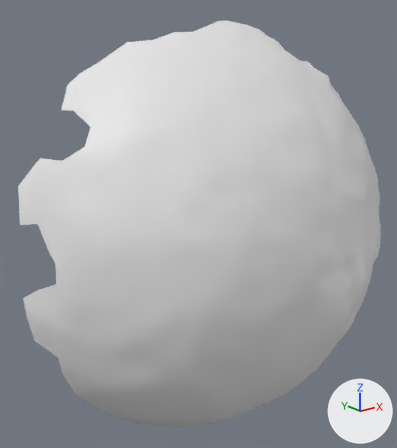
Before and after pictures for a commit that changed the OBJ model res/final/onecam_fullvolume/07/cleanedup/FullVolium.000425.obj.
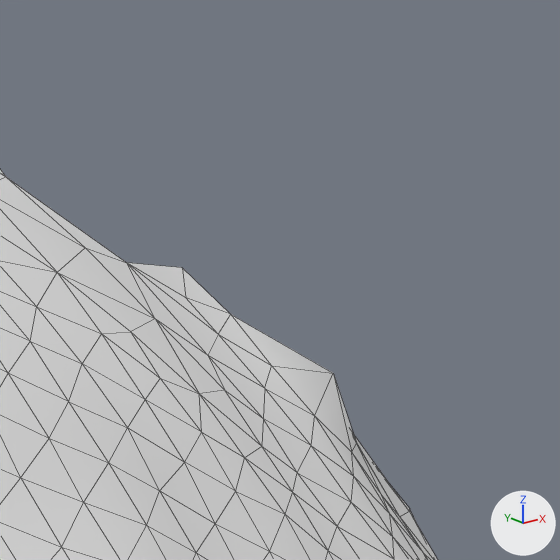
Each version appears first whole from a 50 mm lens placed at (76.2, -772.7, 645.5), pointed at (184.7, -637.2, 591.3), and next in a close-up on the part from 71% to 90% of the width and 6% to 23% of the height. Lighting does not change. The marker at lower right points along +X, +Y and +Z. The close-ups show mesh edges as thin lines. Where no turn or scale is listed for an object, it has been applied to the vertices.

Names of what the first close-up shows: 'FullVolium.000425'.
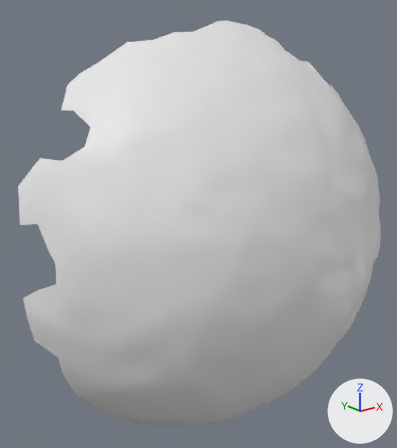
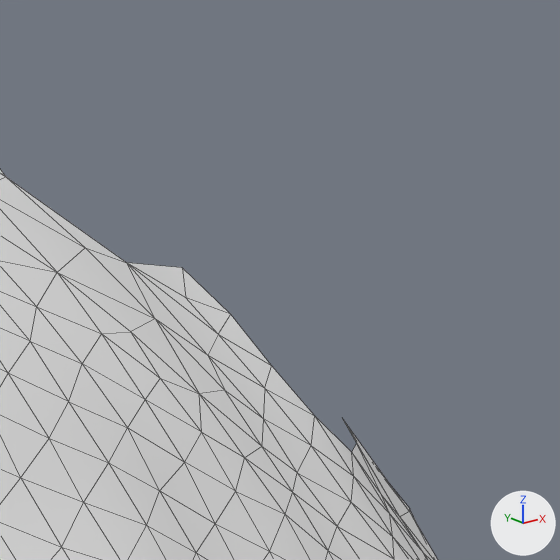
Location of each change, [x1, y1, x2, y2] in pixels of the close-ups (560 x 560 px):
part 1 of me_fullvolium_000425, deleted
    before: [232, 315, 356, 452]

The change in detail:
me_fullvolium_000425 has 1847 vertices, 3604 faces and spans x 128.4..263.5, y -678.1..-618.9, z 515.5..655.6.
me_fullvolium_000425 is used by ob_fullvolium_000425; location (0.0, 0.0, 0.0).
Verts and faces of me_fullvolium_000425; kept vertices keep their numbers, new ones are numbered from 1847.
Before the commit, vertices of me_fullvolium_000425: 1479 (230.4, -649.0, 635.9) at pixel (314, 415), 1482 (230.5, -646.2, 638.0) at pixel (271, 365), 1483 (230.8, -643.4, 640.2) at pixel (230, 314), 1484 (234.2, -646.9, 637.6) at pixel (333, 373), 1488 (233.1, -649.2, 634.1) at pixel (351, 452).
Before the commit, vertices of me_fullvolium_000425: 1725 (235.7, -647.4, 634.4) at pixel (356, 443), 1830 (238.1, -644.5, 635.3).
Part 1, on me_fullvolium_000425:
Vertices deleted: 1484 (with the faces that use them).
